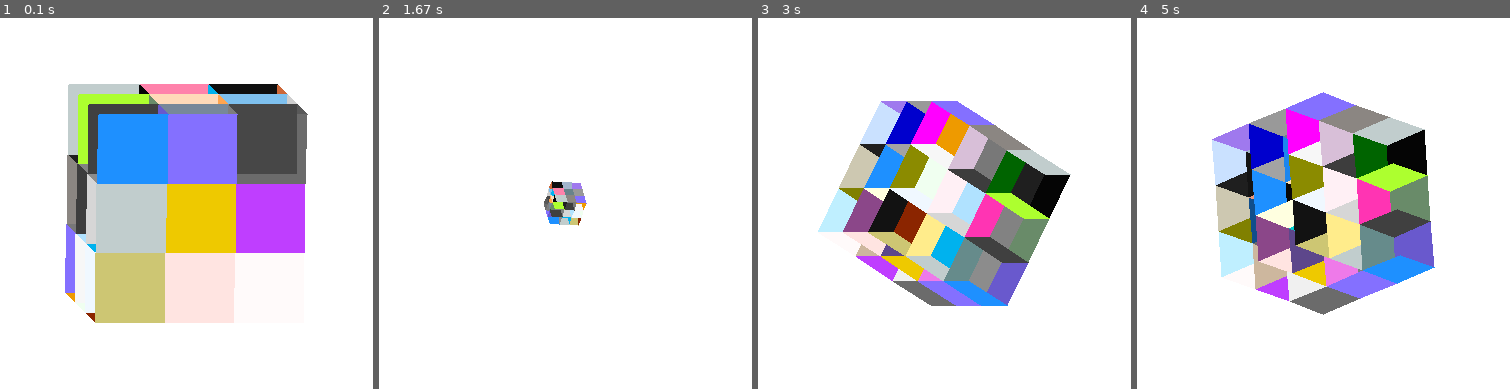
Above: before the commit, frames 1-4 (left to right).
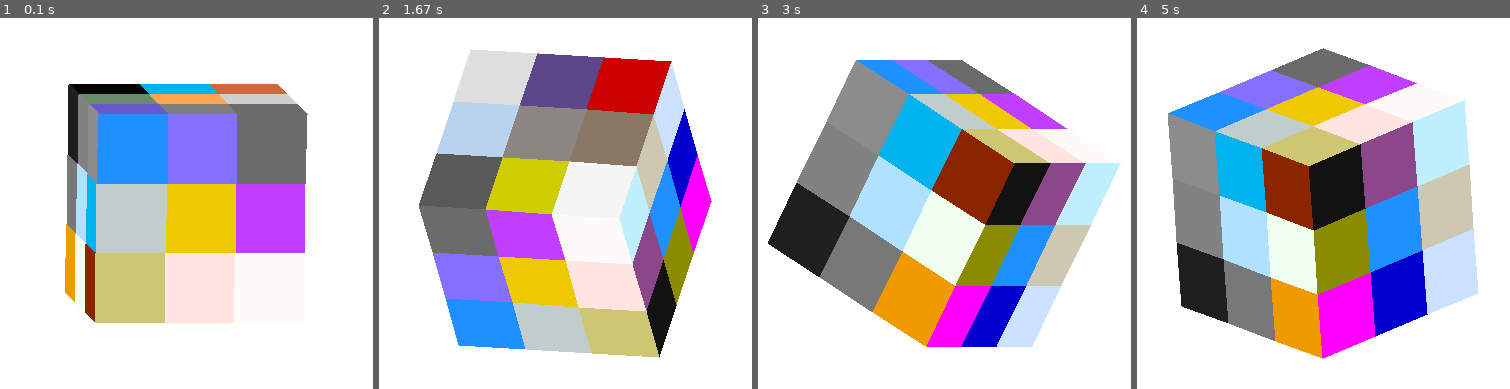
Above: after the commit, the same moments.

Repository: TNtube/Pygame-3D-Rubiks-Cube
Game: pygame game, started from main.py
The game is run twice, just before and just after one commit, with the same random seed, the same clock (stepped at 60 frames per second) and the same inputs.
Inputs:
- Up to frame 1 (0.1 s): no input
- Up to frame 2 (1.67 s): hold D 0.33-0.8 s; hold S 0.83-1.13 s; hold Down 0.83-1.13 s; hold D 1.17-1.63 s; hold Right 1.17-1.63 s
- Up to frame 3 (3 s): hold A 1.67-2.2 s; hold Left 1.67-2.2 s; hold S 2.23-2.53 s; hold Down 2.23-2.53 s; hold A 2.57-2.97 s; hold Left 2.57-2.97 s
- Up to frame 4 (5 s): hold W 3-3.37 s; hold Up 3-3.37 s; hold D 3.4-4.03 s; hold Right 3.4-4.03 s; hold S 4.07-4.43 s; hold Down 4.07-4.43 s; hold A 4.47-4.93 s; hold Left 4.47-4.93 s; hold D from 4.97 s (still down); hold Right from 4.97 s (still down)

The runs differ from the first frame. In frame 1, 10% of the frame differs, in the area x 17-80%, y 17-80%; in frame 2, 49%; in frame 3, 48%; in frame 4, 51%, in the area x 8-92%, y 8-92%.

Commit message:
Fix bugs where faces were badly displayed

Diff:
--- a/main.py
+++ b/main.py
@@ -33,34 +33,43 @@
 
 
 class Object:
-    def __init__(self, vertices, edges, length):
+    def __init__(self, vertices, edges, length, size):
         self.vertices = vertices
         self.edges = edges
         self.rotation = [3, 3, 0]
-        self.len = length
+        self.movement = [size[0], size[1], length]
 
     def rotate(self, axe, o):
         self.rotation[axe] += o
 
     def polygon(self):
         location = mul_matrix(self.vertices, rot_matrix(*self.rotation))
-        return {color: (location[v1], location[v2], location[v3], location[v4])
-                for color, (v1, v2, v3, v4) in self.edges.items()}
+        return [(color, (location[v1], location[v2], location[v3], location[v4]))
+                for color, (v1, v2, v3, v4) in self.edges]
 
 
-def point(size, vec, shape):
-    return [round(shape.len / 2 * coordinate + frame / 2) for coordinate, frame in zip(vec, size)]
+def point(vec, shape):
+    return [round(shape.movement[2] / 2 * coordinate + frame / 2)
+            for coordinate, frame in zip(vec, shape.movement[:-1])]
 
 
-def draw_shape(screen, shape, size):
-    pol = shape.polygon()
-    for col, points in pol.items():
-        pygame.draw.polygon(screen, col, [*(point(size, dot, shape)for dot in points)])
+def average_z(dots):
+    return sum(dot[2] for dot in dots)
+
+
+def draw_shape(screen, shapes):
+    pol = []
+    for shape in shapes:
+        pol.extend(shape.polygon())
+    pol.sort(key=lambda p: average_z(p[1]))
+
+    for col, points in pol:
+        pygame.draw.polygon(screen, col, [*(point(dot, shapes[0])for dot in points)])
 
 
 def main(screen):
     clock = pygame.time.Clock()
-    size = screen.get_width(), screen.get_height()
+    size = [screen.get_width(), screen.get_height()]
     vertices = [(-1, -1, -1), (-1, -1, 1),
                 (-1, 1, -1), (-1, 1, 1),
                 (1, -1, -1), (1, -1, 1),
@@ -68,12 +77,11 @@
     lines = [(0, 1), (0, 2), (2, 3), (1, 3),
              (4, 5), (4, 6), (6, 7), (5, 7),
              (0, 4), (1, 5), (2, 6), (3, 7)]
-    choice(colors)
 
     def pol():
-        return {choice(colors): (0, 1, 3, 2), choice(colors): (0, 1, 5, 4),
-                choice(colors): (4, 5, 7, 6), choice(colors): (2, 3, 7, 6),
-                choice(colors): (0, 4, 6, 2), choice(colors): (1, 5, 7, 3)}
+        return [(choice(colors), (0, 1, 3, 2)), (choice(colors), (0, 1, 5, 4)),
+                (choice(colors), (4, 5, 7, 6)), (choice(colors), (2, 3, 7, 6)),
+                (choice(colors), (0, 4, 6, 2)), (choice(colors), (1, 5, 7, 3))]
 
     cubes = []
     for i in range(-1, 2):
@@ -81,7 +89,7 @@
             for k in range(-1, 2):
                 vert = [(pos[0] + i * 2, pos[1] + j * 2, pos[2] + k * 2) for pos in vertices]
                 if not (i == j == k == 0) and vert not in [obj.vertices for obj in cubes]:
-                    cubes.append(Object(vert, pol(), 70))
+                    cubes.append(Object(vert, pol(), 70, size))
 
     rad = 0.05
 
@@ -97,20 +105,16 @@
         for event in pygame.event.get():
             if event.type == pygame.QUIT:
                 running = False
+
         keys = pygame.key.get_pressed()
         for key in params:
             if keys[key]:
                 for cube in cubes:
                     cube.rotate(*params[key])
-        if keys[pygame.K_w]:
-            for cube in cubes:
-                cube.len += 5
-        if keys[pygame.K_s]:
-            for cube in cubes:
-                cube.len -= 5
         screen.fill(WHITE)
-        for cube in cubes:
-            draw_shape(screen, cube, size)
+        cubes.sort(key=lambda c: average_z(c.vertices))
+
+        draw_shape(screen, cubes)
         pygame.display.flip()
         clock.tick(40)
 
